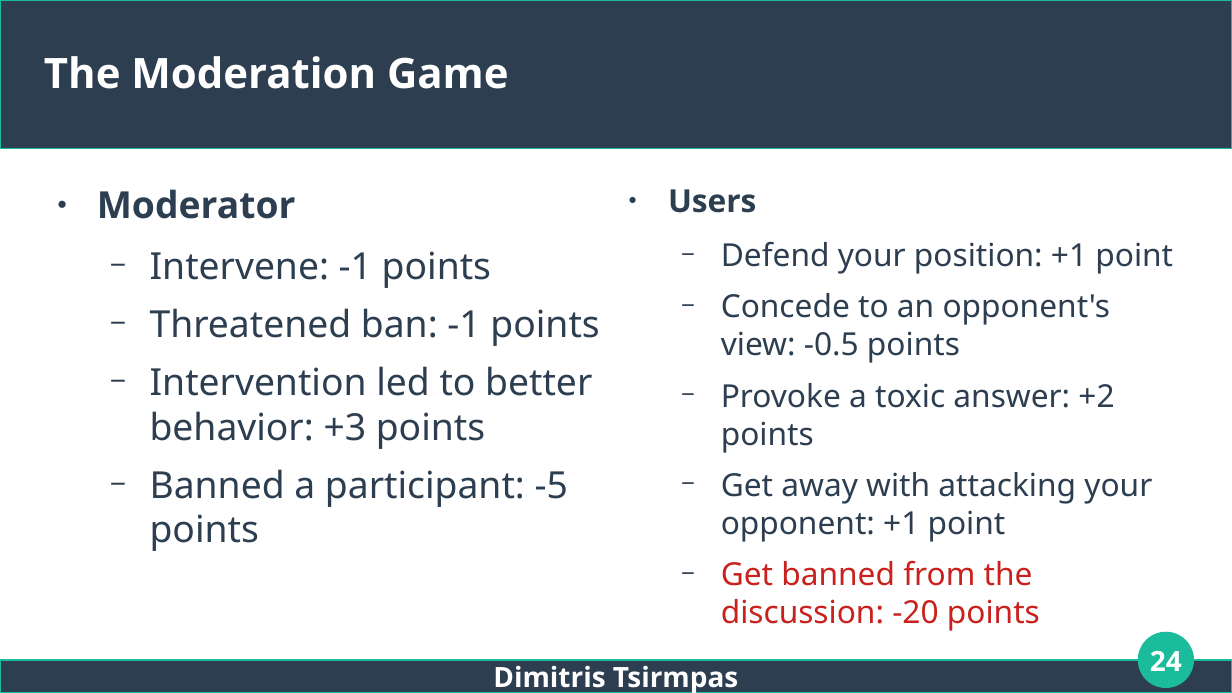
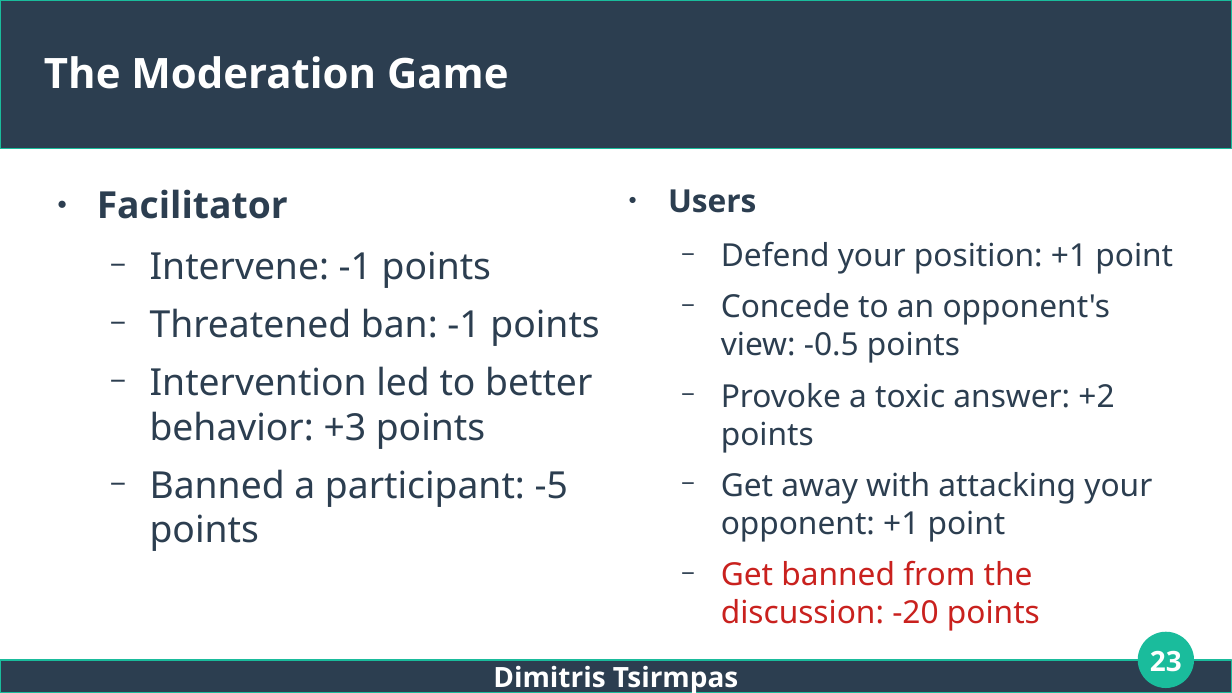
Before and after one commit to dimits-ts/llm_moderation_research, a slide deck: slide 23 of presentations/thesis.odp (slide 24 before the commit). Drawn at 1232x693 pixels with LibreOffice and Linux fonts; fonts in the diff are those of the drawing. Boxes give left, top, right and bottom in pixels: in the first picture for what was removed or moved away, otherwise in the second. Text is boxed around its words. In the diff, an @@ line names an element or a change of style, - is before the commit and + after.

```diff
--- a/presentations/thesis.odp
+++ b/presentations/thesis.odp
@@ text at (97,189,288,219): text changed @@
-● Moderator
+● Facilitator
@@ page number at (1150,650,1182,672): text changed @@
-24
+23
```
Also in this commit, not shown: 17 other slides changed, 2 slides added, 1 slide removed.
